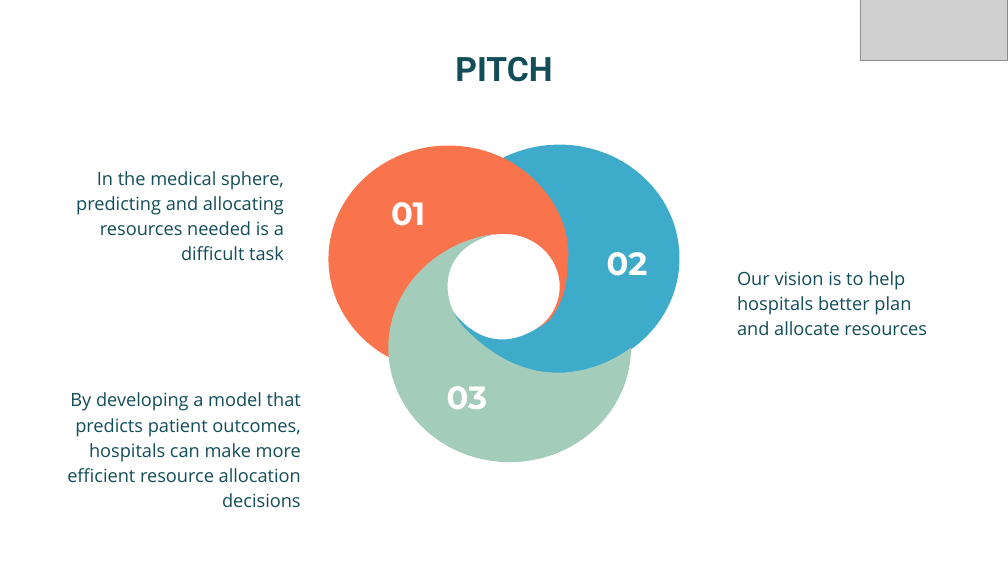
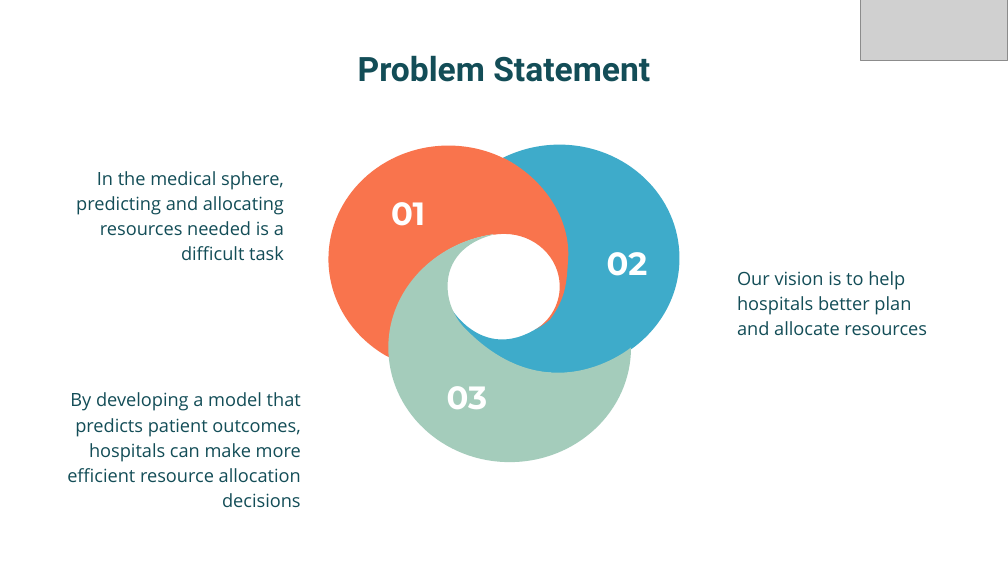
Before and after one commit to bizzfuzz/CHOP-comprehensive-hospital-outcome-prediction-system, a slide deck: slide 3 of CHOP.pptx (slide 2 before the commit). Drawn at 1008x567 pixels with LibreOffice and Linux fonts; fonts in the diff are those of the drawing; grey boxes stand for pictures. Boxes give left, top, right and bottom in pixels: in the first picture for what was removed or moved away, otherwise in the second. Text is boxed around its words. In the diff, an @@ line names an element or a change of style, - is before the commit and + after.

```diff
--- a/CHOP.pptx
+++ b/CHOP.pptx
@@ title at bbox=[358, 55, 650, 82]: text changed @@
-PITCH
+Problem Statement
```
Also in this commit, not shown: 4 other slides changed, 5 slides added.
